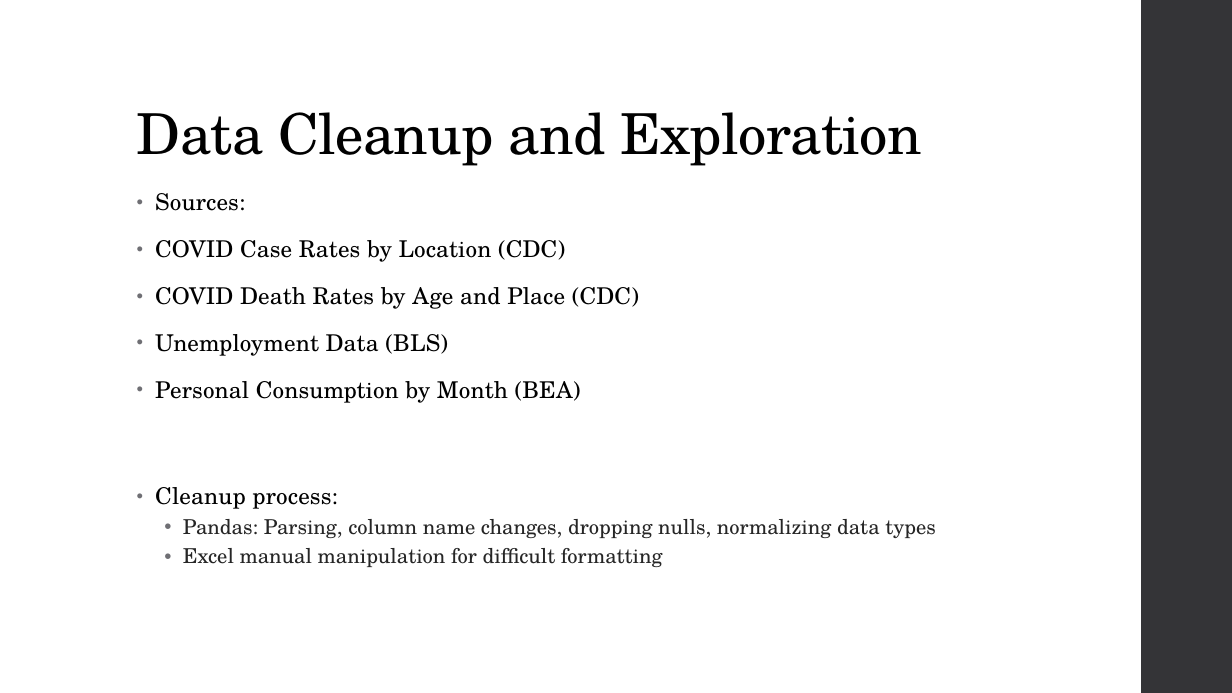
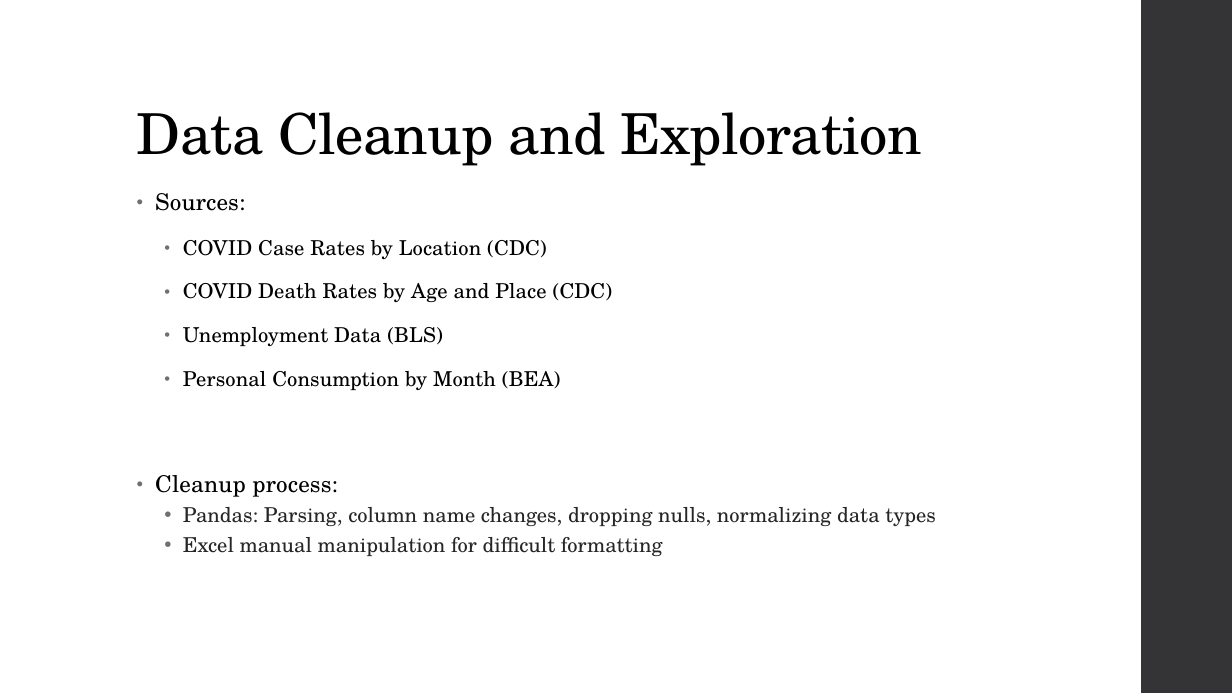
Before and after one commit to priscilla-wong/Project_1, a slide deck: slide 4 of Project_1_Slides.pptx. Drawn at 1232x693 pixels with LibreOffice and Linux fonts; fonts in the diff are those of the drawing. Boxes give left, top, right and bottom in pixels: in the first picture for what was removed or moved away, otherwise in the second. Text is boxed around its words. In the diff, an @@ line names an element or a change of style, - is before the commit and + after.

```diff
--- a/Project_1_Slides.pptx
+++ b/Project_1_Slides.pptx
@@ text at [183,240,613,390]: size 18 to 16 pt in "COVID Case Rates by Location (CDC)", "COVID Death Rates by Age and Place ...", "Unemployment Data (BLS)", "Personal Consumption by Month (BEA)"; list level 2 to 3 in "COVID Case Rates by Location ..."; list level 2 to 3 in "COVID Death Rates by Age ..."; list level 2 to 3 in "Unemployment Data (BLS)"; list level 2 to 3 in "Personal Consumption by Month (BEA)" @@
```
Also in this commit, not shown: 4 other slides changed, 2 slides added, 1 slide removed.
